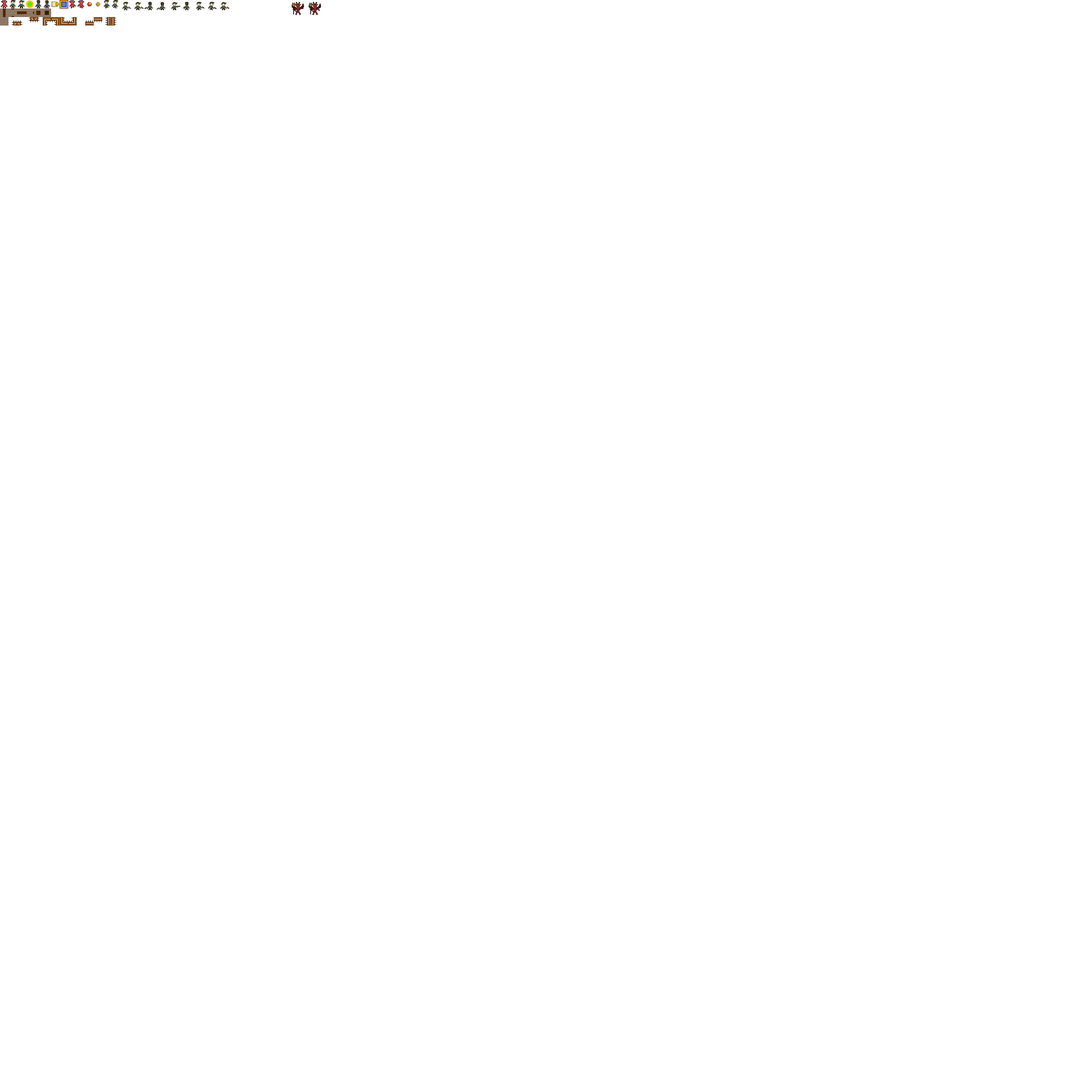
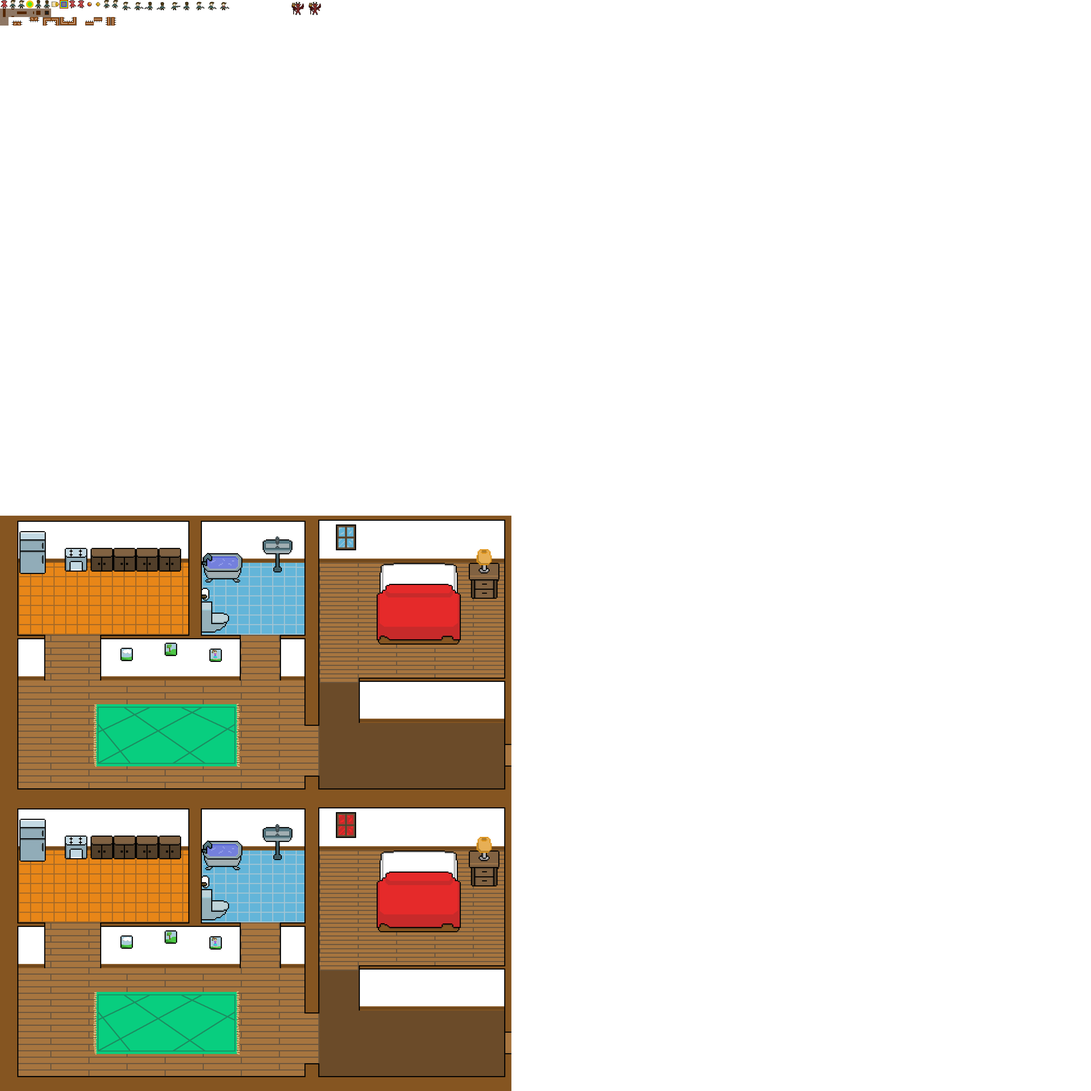
The second 1091 x 1091 image is a revision of the first. Changes to its layers:
added layer "home_peace.png" above "home_hell.png" over (0, 515, 512, 804)
added layer "home_hell.png" above "bossattack2.png" over (0, 803, 512, 1091)
